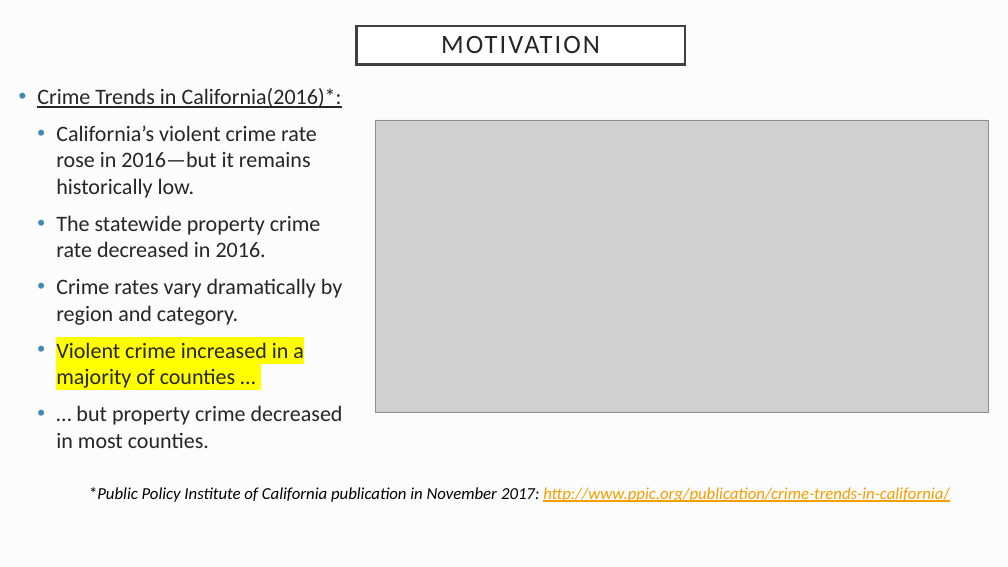
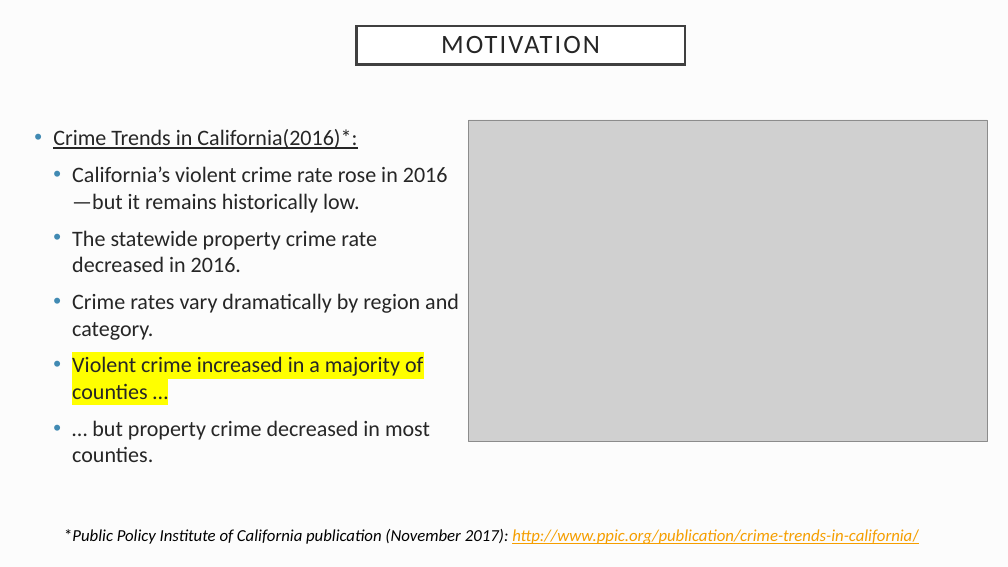
Before and after one commit to shrawantee/Project-Analysis-of-Violent-Crime-in-LA, a slide deck: slide 3 of Presentation/LACity Crime-Final Slides.pptx. Drawn at 1008x567 pixels with LibreOffice and Linux fonts; fonts in the diff are those of the drawing; grey boxes stand for pictures. Boxes give left, top, right and bottom in pixels: in the first picture for what was removed or moved away, otherwise in the second. Text is boxed around its words. In the diff, an @@ line names an element or a change of style, - is before the commit and + after.

```diff
--- a/Presentation/LACity Crime-Final Slides.pptx
+++ b/Presentation/LACity Crime-Final Slides.pptx
@@ text "Crime Trends in California(2016)*:" rewrapped from box(37, 88, 343, 448) to box(53, 129, 459, 462) @@
@@ picture: place and size @@
-picture at box(376, 120, 988, 413)
+picture at box(469, 120, 988, 442)
@@ text at box(64, 529, 919, 544): text changed @@
-*Public Policy Institute of California publication in November 2017: http://www.ppic.org/publication/crime-trends-in-california/
+*Public Policy Institute of California publication (November 2017): http://www.ppic.org/publication/crime-trends-in-california/
```
Also in this commit, not shown: 13 other slides changed, 2 slides added, 2 slides removed, 2 other files.
